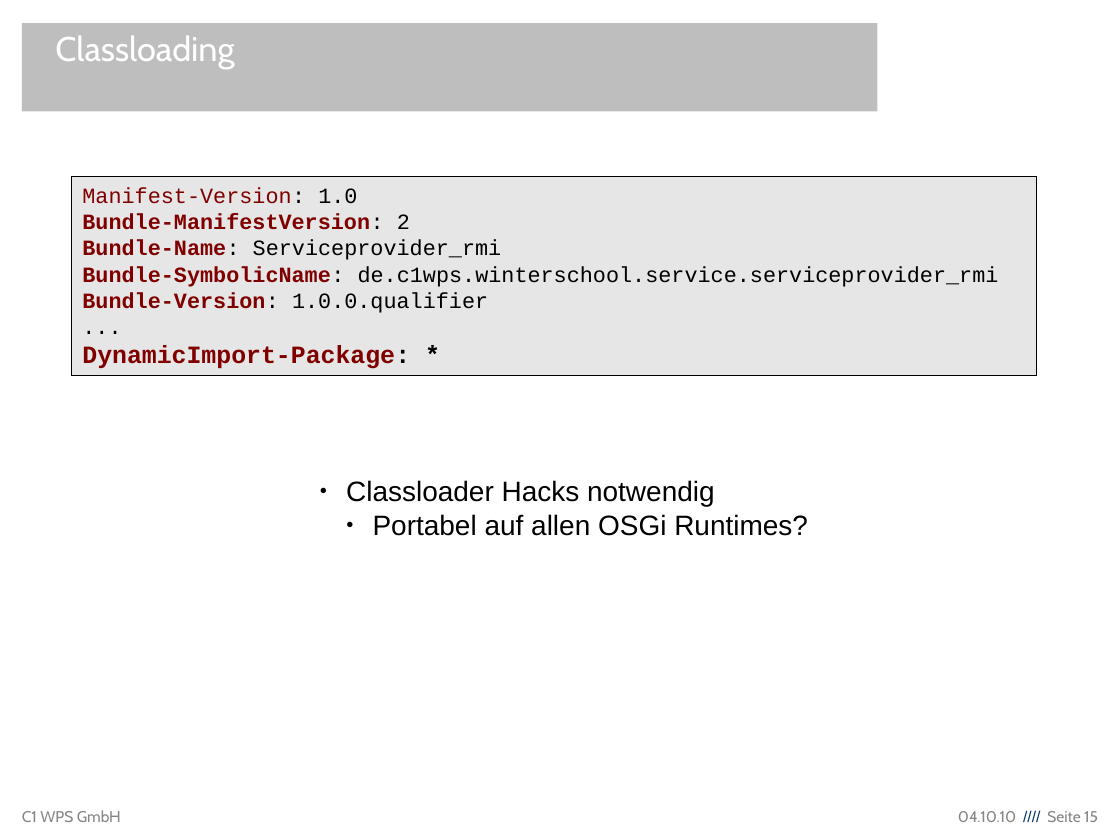
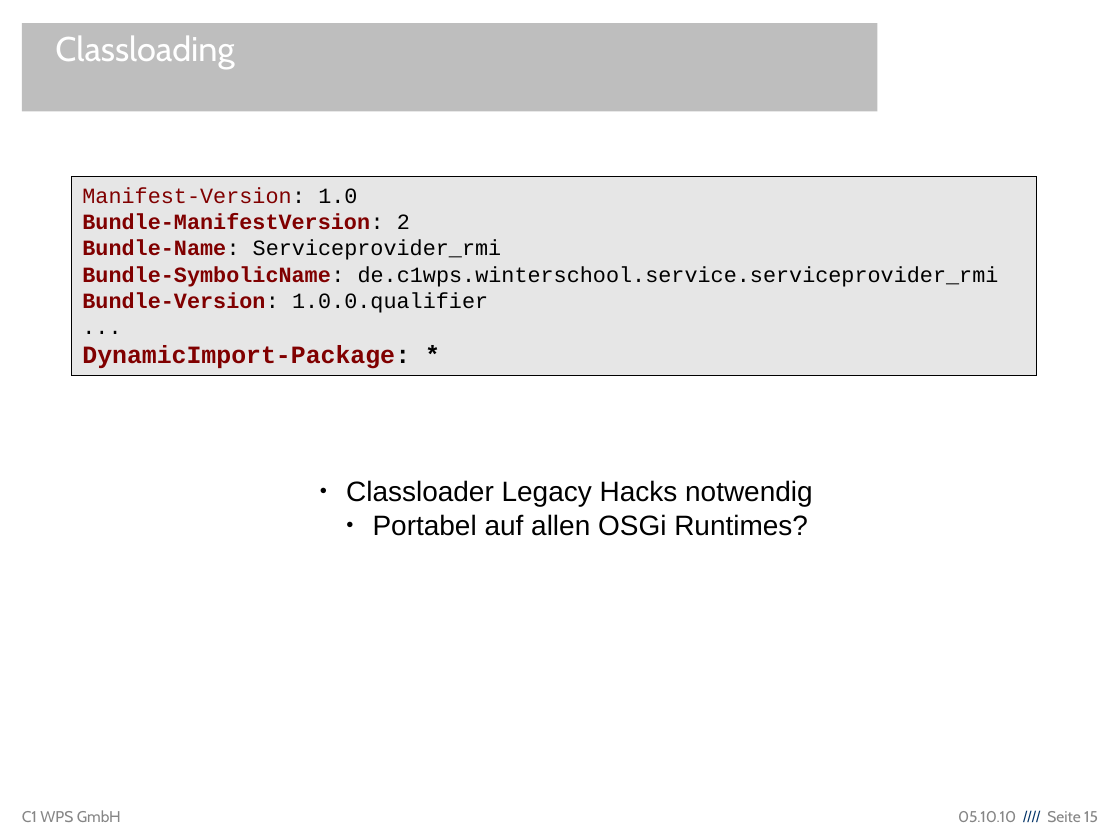
Before and after one commit to lemmy/org.eclipse.ecf.winterschool, a slide deck: slide 15 of org.eclipse.ecf.winterschool/EclipseCommunicationFramework.odp. Drawn at 1120x840 pixels with LibreOffice and Linux fonts; fonts in the diff are those of the drawing; background and template pictures are left out. Boxes give left, top, right and bottom in pixels: in the first picture for what was removed or moved away, otherwise in the second. Text is boxed around its words. In the diff, an @@ line names an element or a change of style, - is before the commit and + after.

```diff
--- a/org.eclipse.ecf.winterschool/EclipseCommunicationFramework.odp
+++ b/org.eclipse.ecf.winterschool/EclipseCommunicationFramework.odp
@@ text at [346,480,813,506]: text changed @@
-● Classloader Hacks notwendig
+● Classloader Legacy Hacks notwendig
@@ text at [958,811,1098,822]: text changed @@
-04.10.10 //// Seite 15
+05.10.10 //// Seite 15
```
Also in this commit, not shown: 22 other slides changed, 8 slides added, 3 slides removed.
